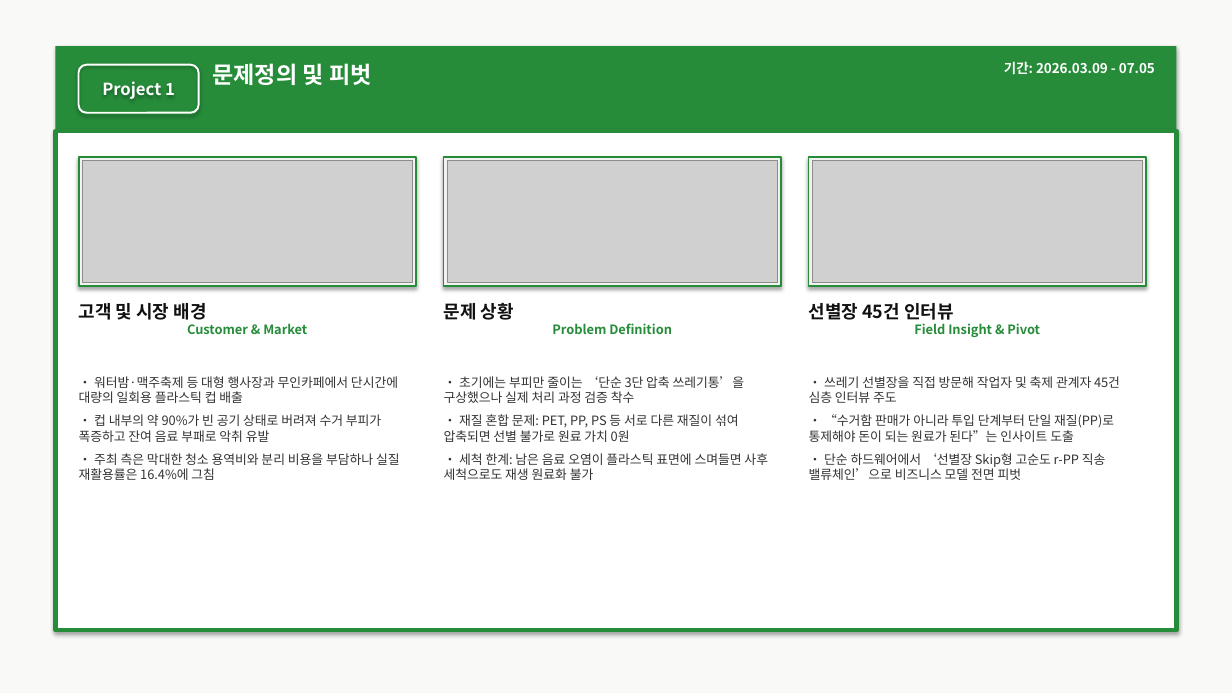
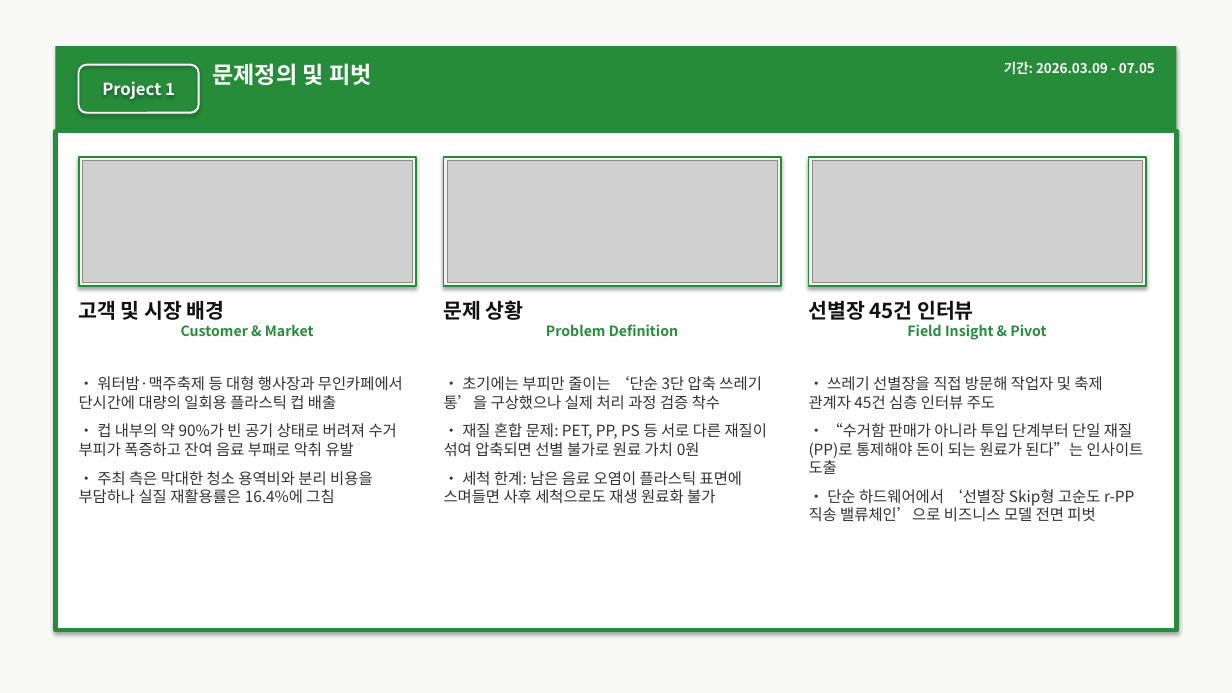
Before and after one commit to wkdtkdrbs11/test1-2026.11.10-, a slide deck: slide 4 of 마케터_장상균_포트폴리오.pptx. Drawn at 1232x693 pixels with LibreOffice and Linux fonts; fonts in the diff are those of the drawing; grey boxes stand for pictures. Boxes give left, top, right and bottom in pixels: in the first picture for what was removed or moved away, otherwise in the second. Text is boxed around its words. In the diff, an @@ line names an element or a change of style, - is before the commit and + after.

Commit message:
Slide 4: 폰트 크기 및 줄간격/불릿 시인성 확대 적용 (Web/PPTX/PDF)

```diff
--- a/마케터_장상균_포트폴리오.pptx
+++ b/마케터_장상균_포트폴리오.pptx
@@ text "고객 및 시장 배경 Customer ..." at (79, 300, 314, 336): size 14 to 16 pt in "고객 및 시장 배경"; size 10 to 11 pt in "Customer & Market" @@
@@ text "문제 상황 Problem Definition" at (444, 300, 678, 336): size 14 to 16 pt in "문제 상황"; size 10 to 11 pt in "Problem Definition" @@
@@ text "선별장 45건 인터뷰 Field Insight ..." at (809, 300, 1046, 340): size 14 to 16 pt in "선별장 45건 인터뷰"; size 10 to 11 pt in "Field Insight & Pivot" @@
@@ size 10 to 12 pt; more space between paragraphs in 3 elements at (79, 376, 403, 504), (444, 376, 767, 504), (809, 376, 1144, 522) @@
```
Also in this commit, not shown: 3 other files.
